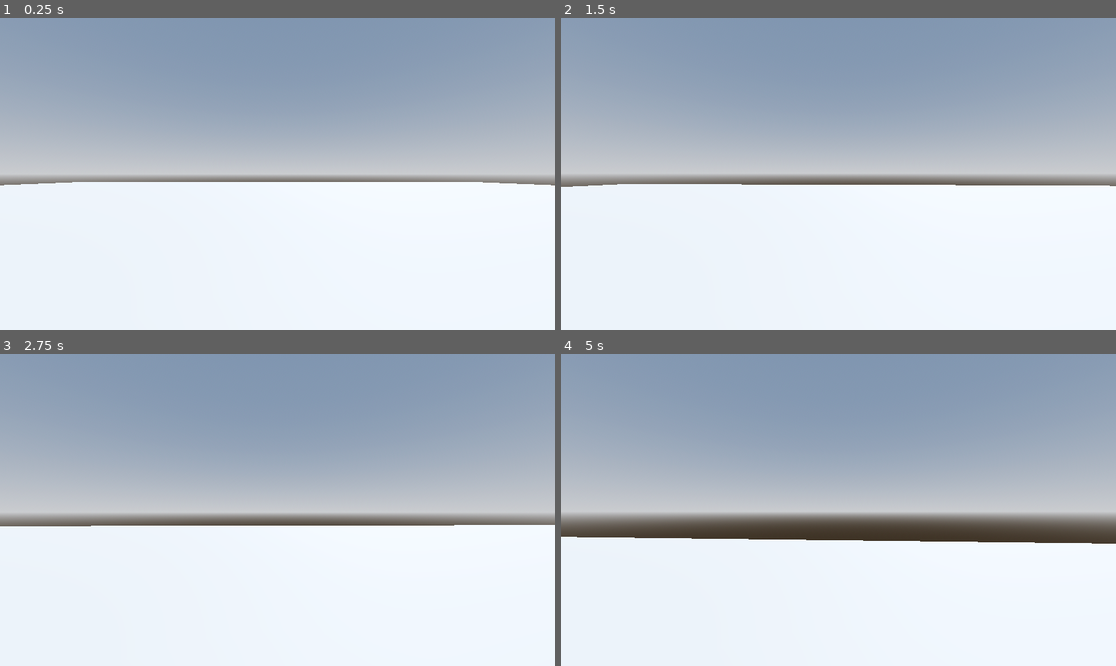
Above: before the commit, frames 1-4 (two rows, left to right).
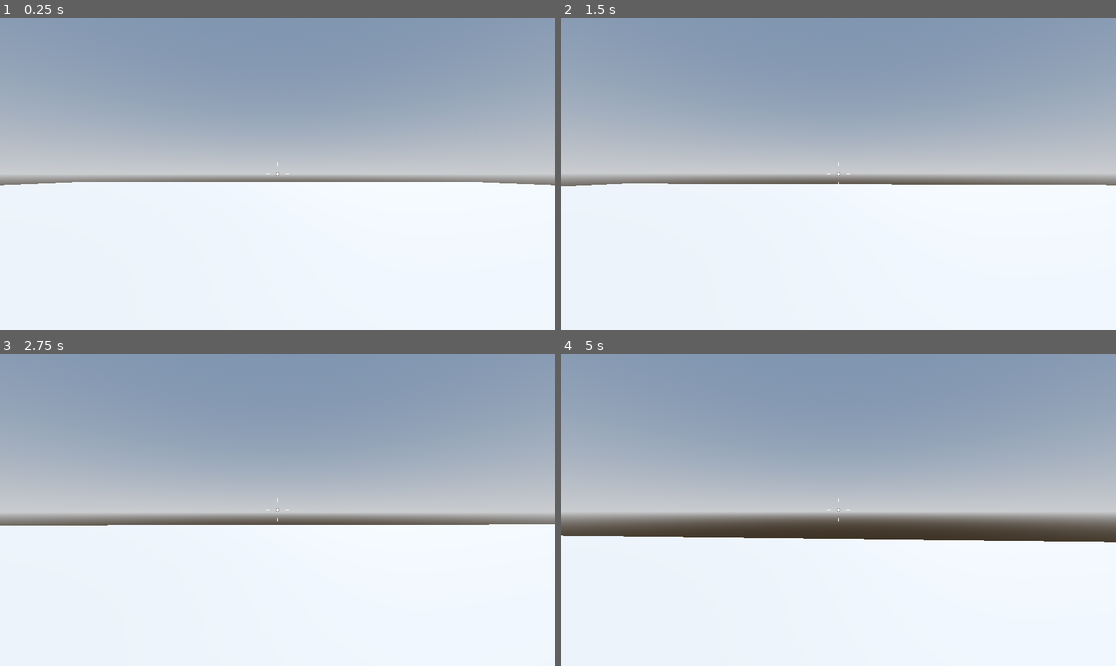
Above: after the commit, the same moments.

Repository: drthgz/robo_rampage
Game: Godot game, scene res://Levels/SandBox.tscn
Two runs of this game, one before a commit and one after it. Both use one fixed random seed, a clock stepped at 60 frames per second and the inputs below.
Inputs (mouse positions are in pixels of both pictures, inside the frame that each line leads up to):
- Up to frame 1 (0.25 s): no input
- Up to frame 2 (1.5 s): tap Enter at 0.5 s; move the mouse to (866, 174) at 0.52 s; hold W (move_forward) from 0.53 s (still down); tap Space (jump) at 0.6, 0.77, 1.07, 1.25, 1.35 s; move the mouse to (810, 174) at 1.27 s
- Up to frame 3 (2.75 s): keep holding W (move_forward); tap Space (jump) at 1.52, 1.82, 2.1 s; move the mouse to (288, 503) at 2.02 s
- Up to frame 4 (5 s): keep holding W (move_forward); tap Enter at 2.75 s; move the mouse to (832, 516) at 2.77 s; tap Space (jump) at 2.85, 3.02, 3.32, 3.6, 3.77, 4.07, 4.35, 4.52, 4.82 s; move the mouse to (877, 513) at 3.52 s; move the mouse to (794, 506) at 4.27 s

The runs differ from the first frame. In frame 1, less than 0.1% of the frame differs, in the area x 47-53%, y 46-51%; in frame 2, 0.2%; in frame 3, 0.2%; in frame 4, 0.5%, in the area x 0-100%, y 46-61%.

Commit message:
halfway to advace jumping

Diff:
--- a/Levels/SandBox.tscn
+++ b/Levels/SandBox.tscn
@@ -31,3 +31,6 @@
 
 [node name="Player" parent="." instance=ExtResource("1_gilti")]
 transform = Transform3D(1, 0, 0, 0, 1, 0, 0, 0, 1, 0, 1, 0)
+
+[node name="CSGBox3D" type="CSGBox3D" parent="."]
+transform = Transform3D(1, 0, 0, 0, 1, 0, 0, 0, 1, -19.216051, 0.5, 0)
--- a/Player/Player.tscn
+++ b/Player/Player.tscn
@@ -1,7 +1,8 @@
-[gd_scene load_steps=5 format=3 uid="uid://2rkc5e2y100g"]
+[gd_scene load_steps=6 format=3 uid="uid://2rkc5e2y100g"]
 
 [ext_resource type="Script" uid="uid://b0qlbxll2g631" path="res://Player/player.gd" id="1_3qydi"]
 [ext_resource type="Script" uid="uid://bujggnkinru42" path="res://Player/smooth_camera.gd" id="2_q3lat"]
+[ext_resource type="Script" uid="uid://bmm4nccra2y6o" path="res://Player/crosshair.gd" id="3_tok1r"]
 
 [sub_resource type="CapsuleMesh" id="CapsuleMesh_l2ndj"]
 
@@ -23,3 +24,14 @@
 transform = Transform3D(1, 0, 0, 0, 1, 0, 0, 0, 1, 0, 0.3, 0)
 top_level = true
 script = ExtResource("2_q3lat")
+
+[node name="CenterContainer" type="CenterContainer" parent="."]
+anchors_preset = 15
+anchor_right = 1.0
+anchor_bottom = 1.0
+grow_horizontal = 2
+grow_vertical = 2
+
+[node name="Crosshair" type="Control" parent="CenterContainer"]
+layout_mode = 2
+script = ExtResource("3_tok1r")
--- /dev/null
+++ b/Player/crosshair.gd
@@ -0,0 +1,12 @@
+@tool
+extends Control
+
+func _draw() -> void:
+	draw_circle(Vector2.ZERO,  4, Color.DIM_GRAY)
+	draw_circle(Vector2.ZERO,  3, Color.WHITE)
+
+	draw_line(Vector2(16,0), Vector2(24,0), Color.WHITE, 2)
+	draw_line(Vector2(-16,0), Vector2(-24,0), Color.WHITE, 2)
+
+	draw_line(Vector2(0,16), Vector2(0,24), Color.WHITE, 2)
+	draw_line(Vector2(0, -16), Vector2(0, -24), Color.WHITE, 2)
--- a/Player/player.gd
+++ b/Player/player.gd
@@ -2,8 +2,8 @@
 
 # Simple third-person controller used while following the Udemy Godot 4 course.
 const SPEED = 5.0
-const JUMP_VELOCITY = 4.5
 
+@export var jum_height: float = 1.0
 # Pull gravity from project settings so tweaks stay centralized.
 var gravity: float = ProjectSettings.get_setting("physics/3d/default_gravity")
 # Accumulates per-frame mouse delta to rotate player + camera.
@@ -24,7 +24,7 @@
 
 	# Handle jump.
 	if Input.is_action_just_pressed("jump") and is_on_floor():
-		velocity.y = JUMP_VELOCITY
+		velocity.y = sqrt(jum_height * 2.0 * gravity)
 
 	# Get the input direction and handle the movement/deceleration.
 	# As good practice, you should replace UI actions with custom gameplay actions.
Not shown, added: Player/crosshair.gd.uid
